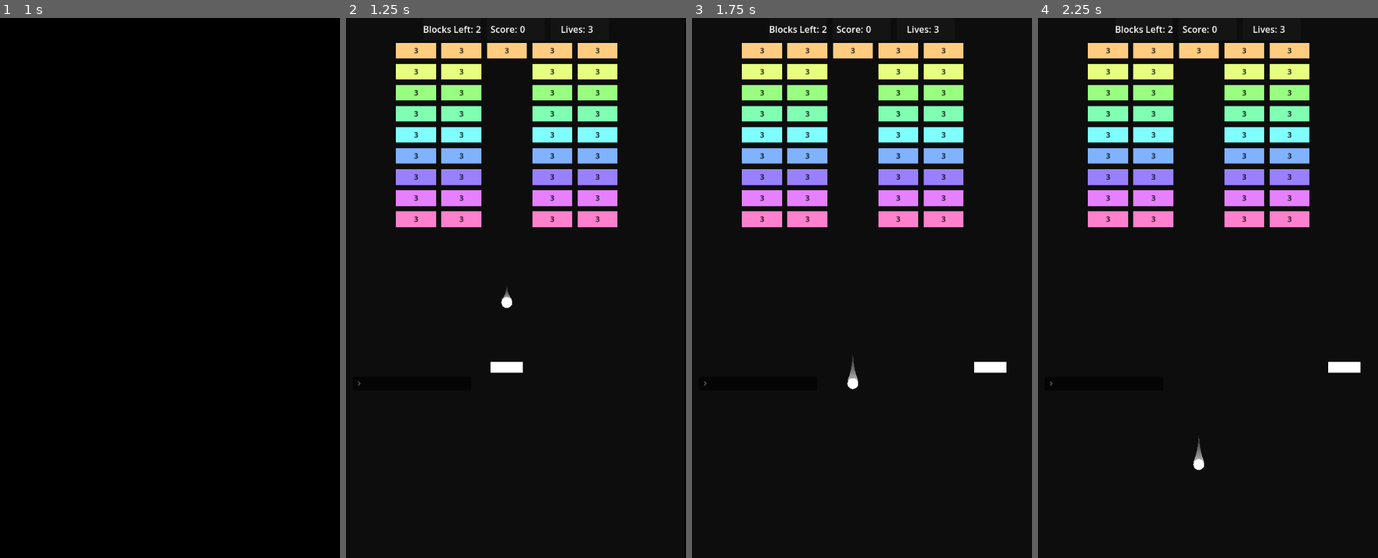
Above: before the commit, frames 1-4 (left to right).
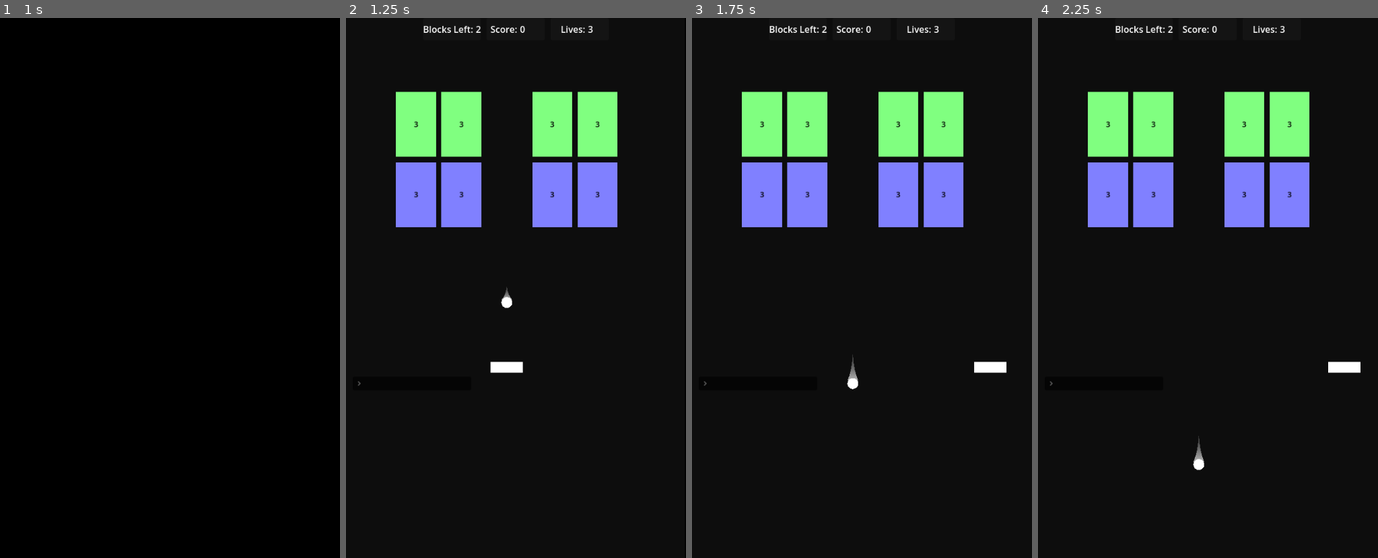
Above: after the commit, the same moments.

Repository: ProudFridge/Breakout
Game: Godot game, scene res://scenes/main_menu/main_menu.tscn
The game is run twice, just before and just after one commit, with the same random seed, the same clock (stepped at 60 frames per second) and the same inputs. Sound files missing from this copy of the repository are replaced by a short silence.
Inputs (mouse positions are in pixels of both pictures, inside the frame that each line leads up to):
- Up to frame 1 (1 s): click "Start" at 0.5 s
- Up to frame 2 (1.25 s): no input
- Up to frame 3 (1.75 s): tap Enter at 1.25 s; move the mouse to (936, 261) at 1.27 s; hold D (move_right) from 1.28 s (still down); tap Shift (dash) at 1.35 s; click (936, 261) at 1.42 s
- Up to frame 4 (2.25 s): move the mouse to (1140, 315) at 2.02 s; release D (move_right) at 2.03 s; hold Down from 2.03 s (still down); tap Alt at 2.1 s

Frame 1 is identical in both runs. In frame 2, 15% of the frame differs, in the area x 14-80%, y 4-39%; in frame 3, 15%; in frame 4, 15%.

Commit message:
Load levels in the Global singleton, modify levels.json, add a levelCount variable in LevelManager

Diff:
--- a/levels.json
+++ b/levels.json
@@ -1,20 +1,5 @@
 [
 	[
-		{
-			"title": "original",
-			"blockGrid": [
-				["0","0","0","0","0","0","0"],
-				["0","1","1","1","1","1","0"],
-				["0","1","1","0","1","1","0"],
-				["0","1","1","0","1","1","0"],
-				["0","1","1","0","1","1","0"],
-				["0","1","1","0","1","1","0"],
-				["0","1","1","0","1","1","0"],
-				["0","1","1","0","1","1","0"],
-				["0","1","1","0","1","1","0"],
-				["0","1","1","0","1","1","0"]
-			]
-		},
 		{
 			"title": "test",
 			"blockGrid": [
@@ -22,14 +7,37 @@
 				["0","1","1","0","1","1","0"],
 				["0","1","1","0","1","1","0"]
 			]
+		},
+		{
+			"title": "original",
+			"blockGrid": [
+				["0","0","0","0","0","0","0"],
+				["0","1","1","1","1","1","1"],
+				["0","1","1","1","1","1","1"],
+				["0","1","1","1","1","1","1"],
+				["0","1","1","1","1","1","1"],
+				["0","1","1","1","1","1","1"],
+				["0","1","1","1","1","1","1"],
+				["0","1","1","1","1","1","1"],
+				["0","1","1","1","1","1","1"],
+				["0","1","1","1","1","1","1"]
+			]
 		}
 	],
 	[
 		{
 			"title": "level2",
 			"blockGrid": [
-				["1","1","1"],
-				["0","0","0"]
+				["0","0","0","0","0","0","0"],
+				["0","1","1","1","1","1","0"],
+				["0","1","1","0","1","1","0"],
+				["0","1","1","0","1","1","0"],
+				["0","1","1","0","1","1","0"],
+				["0","1","0","0","0","1","0"],
+				["0","1","1","0","1","1","0"],
+				["0","1","1","0","1","1","0"],
+				["0","1","1","0","1","1","0"],
+				["0","1","1","1","1","1","0"]
 			]
 		}
 	]
--- a/scenes/arena/ui/ui.gd
+++ b/scenes/arena/ui/ui.gd
@@ -3,29 +3,12 @@
 @export var blockManager: BlockManager
 @export var gameManager: GameManager
 @onready var lost_screen: Panel = $LostScreen
-@onready var blockAreaSize: Vector2 = Vector2(Global.windowSize.x, 400)
+@onready var color_rect: ColorRect = $ColorRect
 var blockAmountX: int = 10
 var blockAmountY: int = 10
 
 @export var grid_utility: GridUtility
 
 func _ready() -> void:
-
-	grid_utility.blockAreaSize = blockAreaSize
-
-func _on_generate_grid_button_pressed() -> void:
-	blockManager.clear_grid()
-	blockManager.generate_grid(blockAreaSize, LevelManager.generate_level(Vector2(blockAmountX, blockAmountY)), blockManager.block_padding, blockManager.grid_padding)
-
-func _on_block_amount_x_text_changed(new_text: String) -> void:
-	blockAmountX = int(new_text)
-	print(blockAmountX)
-
-func _on_block_amount_y_text_changed(new_text: String) -> void:
-	blockAmountY = int(new_text)
-
-func _on_check_button_pressed() -> void:
-	blockManager.toggle_grid_area_visibilty()
-
-func _on_game_manager_lost_game() -> void:
-	lost_screen.visible = visible
+	color_rect.size = Global.windowSize
+	grid_utility.blockAreaSize = gameManager.blockAreaSize
--- a/scenes/ball/ball.tscn
+++ b/scenes/ball/ball.tscn
@@ -42,6 +42,7 @@
 z_index = 1
 motion_mode = 1
 script = ExtResource("1_oqv3d")
+isPiercing = true
 
 [node name="TrailComponent" parent="." unique_id=1230096798 instance=ExtResource("3_stoaj")]
 pointLimit = 8
--- a/scenes/managers/game_manager/game_manager.gd
+++ b/scenes/managers/game_manager/game_manager.gd
@@ -11,26 +11,27 @@
 const PADDLE: Resource = preload("uid://cvstwnwbs75xl")
 const BALL: Resource = preload("uid://dpwwvkfv48suw")
 
-var currentLevel: int = 0
+static var currentLevel: int = 0
 var ball: Ball
 
 signal life_changed(lives: int)
-signal lost_game()
+signal level_lost()
 
 func _ready() -> void:
 	var paddle: Paddle = PADDLE.instantiate()
+	ball = BALL.instantiate()
+
 	paddle.position = Vector2(Global.windowSize.x / 2, Global.windowSize.y - 300)
-	ball = BALL.instantiate()
 	ball.position = Vector2(Global.windowSize.x / 2, paddle.position.y - 170)
 
 	add_child(paddle)
 	add_child(ball)
 
-	LevelManager.load_levels()
 	blockManager.generate_grid(blockAreaSize, LevelManager.grid[currentLevel][0], blockManager.block_padding, blockManager.grid_padding)
 
 	respawn_timer.timeout.connect(_on_timer_timeout)
 	ball.died.connect(_on_ball_died)
+	blockManager.level_won.connect(_on_block_manager_level_won)
 
 	if ball == null:
 		push_error("Ball slot cannot be empty")
@@ -38,7 +39,7 @@
 func _on_ball_died() -> void:
 	lives -= 1
 	if lives == 0:
-		lost_game.emit()
+		level_lost.emit()
 		ball.freeze()
 	else:
 		life_changed.emit(lives)
@@ -46,3 +47,8 @@
 
 func _on_timer_timeout() -> void:
 	ball.respawn()
+
+func _on_block_manager_level_won() -> void:
+	currentLevel += 1
+	if currentLevel < LevelManager.levelCount:
+		SwitcherSingleton.switch_from_to("res://scenes/arena/arena.tscn", SwitcherSingleton.TRANSITION_TYPE.SLIDE)
--- a/scenes/managers/level_manager/level_manager.gd
+++ b/scenes/managers/level_manager/level_manager.gd
@@ -3,6 +3,7 @@
 ## Handles level loading from the levels.json file
 
 static var grid: Array[Array] = []
+static var levelCount: int = 0
 
 # Loads levels from the levels.json file
 # Can only store one level in the grid array
@@ -20,6 +21,7 @@
 	if error == OK:
 		var data_received: Array = json.data
 		var levelAmount: int = data_received.size()
+		levelCount = levelAmount
 
 		for level: int in levelAmount:
 			# Add and array to store all the grids for the specified levels
--- a/scenes/singletons/Global/global.gd
+++ b/scenes/singletons/Global/global.gd
@@ -4,3 +4,4 @@
 
 func _ready() -> void:
 	windowSize = get_window().size
+	LevelManager.load_levels()
